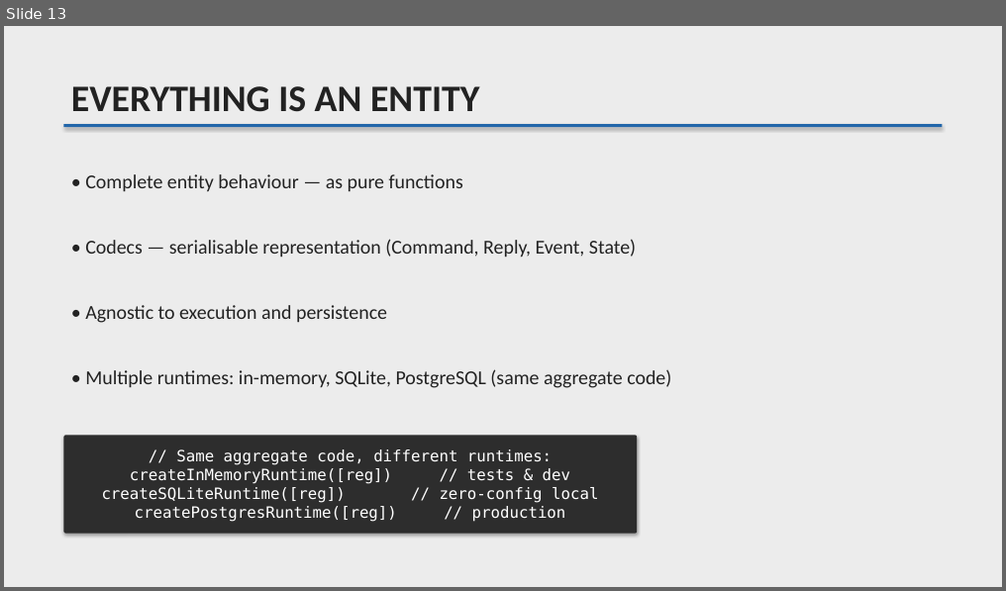
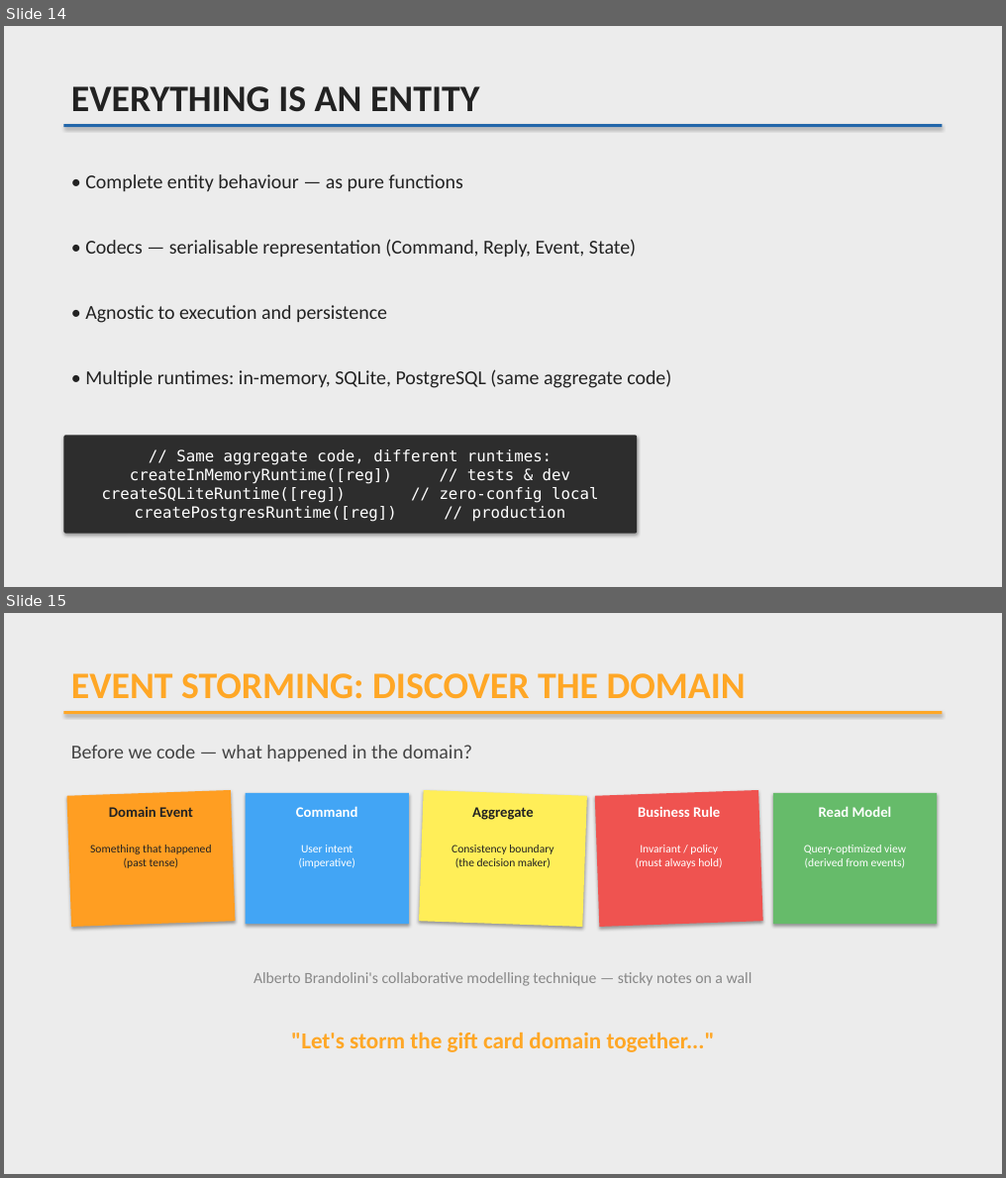
Before and after one commit to lambda-house/teob-ts-workshop-gift-card, a slide deck: slides/DDD-Workshop-Slides.pptx. Shown one above the other, each under a label of ours: slide 13 before the commit, slides 14 and 15 after it. The pictures are 1006x591 and 1006x1178 pixels, drawn with LibreOffice and Linux fonts; fonts in the diff are those of the drawing. Boxes give left, top, right and bottom in pixels: in the first picture for what was removed or moved away, otherwise in the second. Text is boxed around its words. In the diff, an @@ line names an element or a change of style, - is before the commit and + after.

```diff
--- a/slides/DDD-Workshop-Slides.pptx
+++ b/slides/DDD-Workshop-Slides.pptx
@@ slide 15 added at <box>4,613,1002,1174</box>, background #ECECEC @@
@@ text added at <box>71,673,746,699</box>, 36 pt, text #FFA726, bold @@
+EVENT STORMING: DISCOVER THE DOMAIN
@@ rectangle added at <box>63,711,943,714</box>, fill #FFA726 @@
@@ text added at <box>71,745,473,761</box>, 19 pt, text #444444 @@
+Before we code — what happened in the domain?
@@ rectangle added at <box>67,790,236,927</box>, fill #FF9E22 @@
@@ rectangle added at <box>419,790,587,927</box>, fill #FFEE58 @@
@@ rectangle added at <box>595,790,763,927</box>, fill #EF5350 @@
@@ text added at <box>109,807,193,817</box>, 14 pt, text #222222, bold @@
+Domain Event
@@ rectangle added at <box>245,793,409,925</box>, fill #42A5F5 @@
@@ text added at <box>296,806,358,817</box>, 14 pt, text #FFFFFF, bold @@
+Command
@@ text added at <box>472,807,534,820</box>, 14 pt, text #222222, bold @@
+Aggregate
@@ text added at <box>638,806,720,817</box>, 14 pt, text #FFFFFF, bold @@
+Business Rule
@@ rectangle added at <box>773,793,938,925</box>, fill #66BB6A @@
@@ text added at <box>819,806,892,817</box>, 14 pt, text #FFFFFF, bold @@
+Read Model
@@ text added at <box>90,845,211,868</box>, 11 pt, text #222222 @@
+Something that happened
+(past tense)
@@ text added at <box>299,845,355,868</box>, 11 pt, text #FFFFFF @@
+User intent
+(imperative)
@@ text added at <box>451,845,553,868</box>, 11 pt, text #222222 @@
+Consistency boundary
+(the decision maker)
@@ text added at <box>636,845,722,868</box>, 11 pt, text #FFFFFF @@
+Invariant / policy
+(must always hold)
@@ text added at <box>804,845,906,868</box>, 11 pt, text #FFFFFF @@
+Query-optimized view
+(derived from events)
@@ text added at <box>253,972,752,986</box>, 15 pt, text #888888 @@
+Alberto Brandolini's collaborative modelling technique — sticky notes on a wall
@@ text added at <box>291,1032,715,1053</box>, 22 pt, text #FFA726, bold @@
+"Let's storm the gift card domain together..."
@@ what was slide 13 is now slide 14 @@
```
Also in this commit, not shown: 4 slides changed, 6 other slides added, 1 slide removed, 9 other files.
